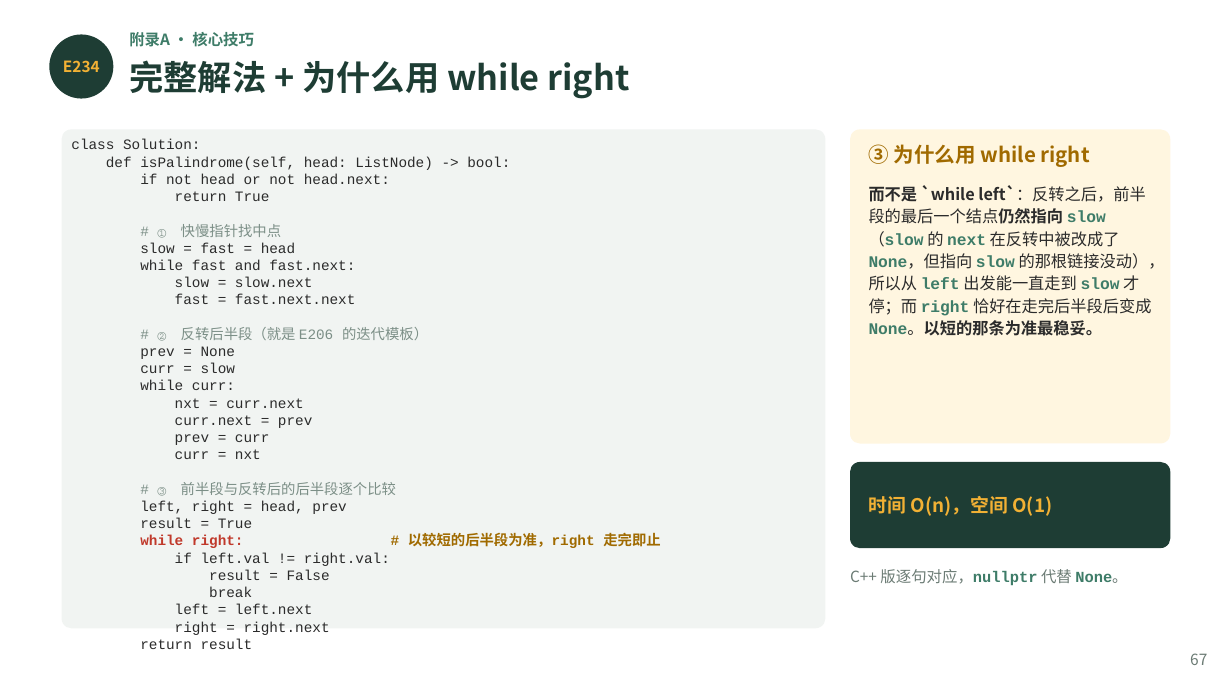
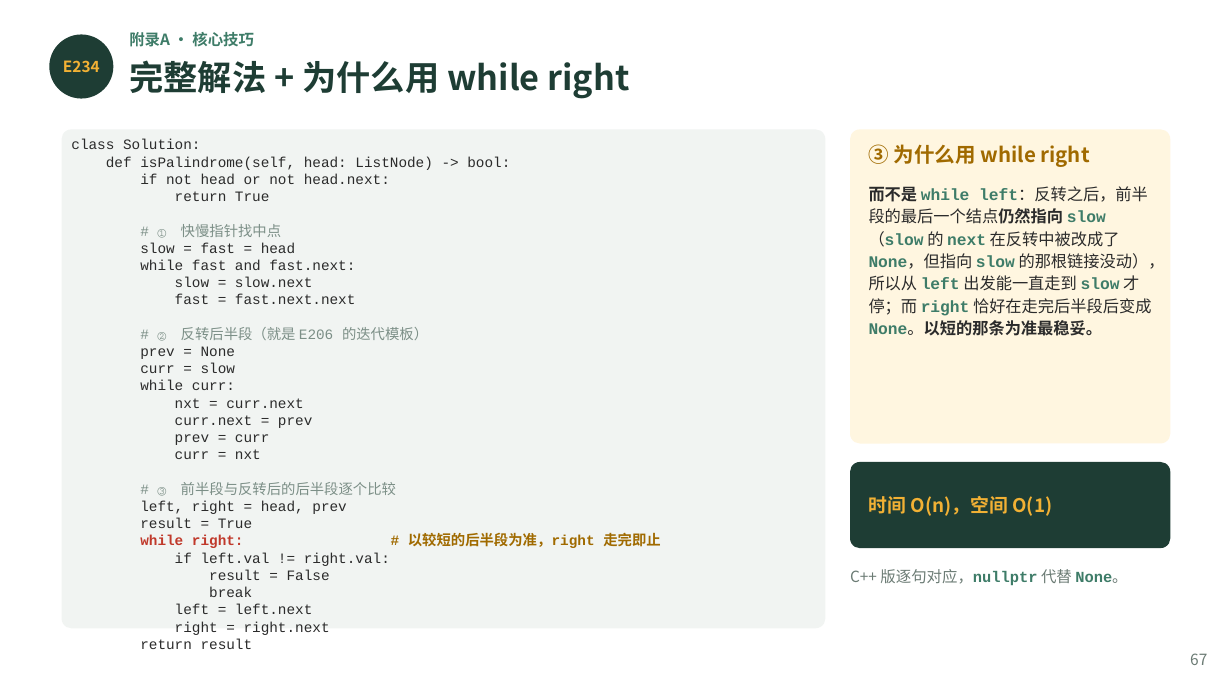
Before and after one commit to GMyhf/2026fall-cs201, a slide deck: slide 68 of courseware/202609_DSA_02_Linear_List.pptx. Drawn at 1232x693 pixels with LibreOffice and Linux fonts; fonts in the diff are those of the drawing. Boxes give left, top, right and bottom in pixels: in the first picture for what was removed or moved away, otherwise in the second. Text is boxed around its words. In the diff, an @@ line names an element or a change of style, - is before the commit and + after.

```diff
--- a/courseware/202609_DSA_02_Linear_List.pptx
+++ b/courseware/202609_DSA_02_Linear_List.pptx
@@ text at (x1=869, y1=186, x2=1165, y2=336): text changed; bold off @@
-而不是 `while left`：反转之后，前半段的最后一个结点仍然指向 slow（slow 的 next 在反转中被改成了 None，但指向 slow 的那根链接没动），所以从 left 出发能一直走到 slow 才停；而 right 恰好在走完后半段后变成 None。以短的那条为准最稳妥。
+而不是 while left：反转之后，前半段的最后一个结点仍然指向 slow（slow 的 next 在反转中被改成了 None，但指向 slow 的那根链接没动），所以从 left 出发能一直走到 slow 才停；而 right 恰好在走完后半段后变成 None。以短的那条为准最稳妥。
```
Also in this commit, not shown: 6 other slides changed, 25 other files.
